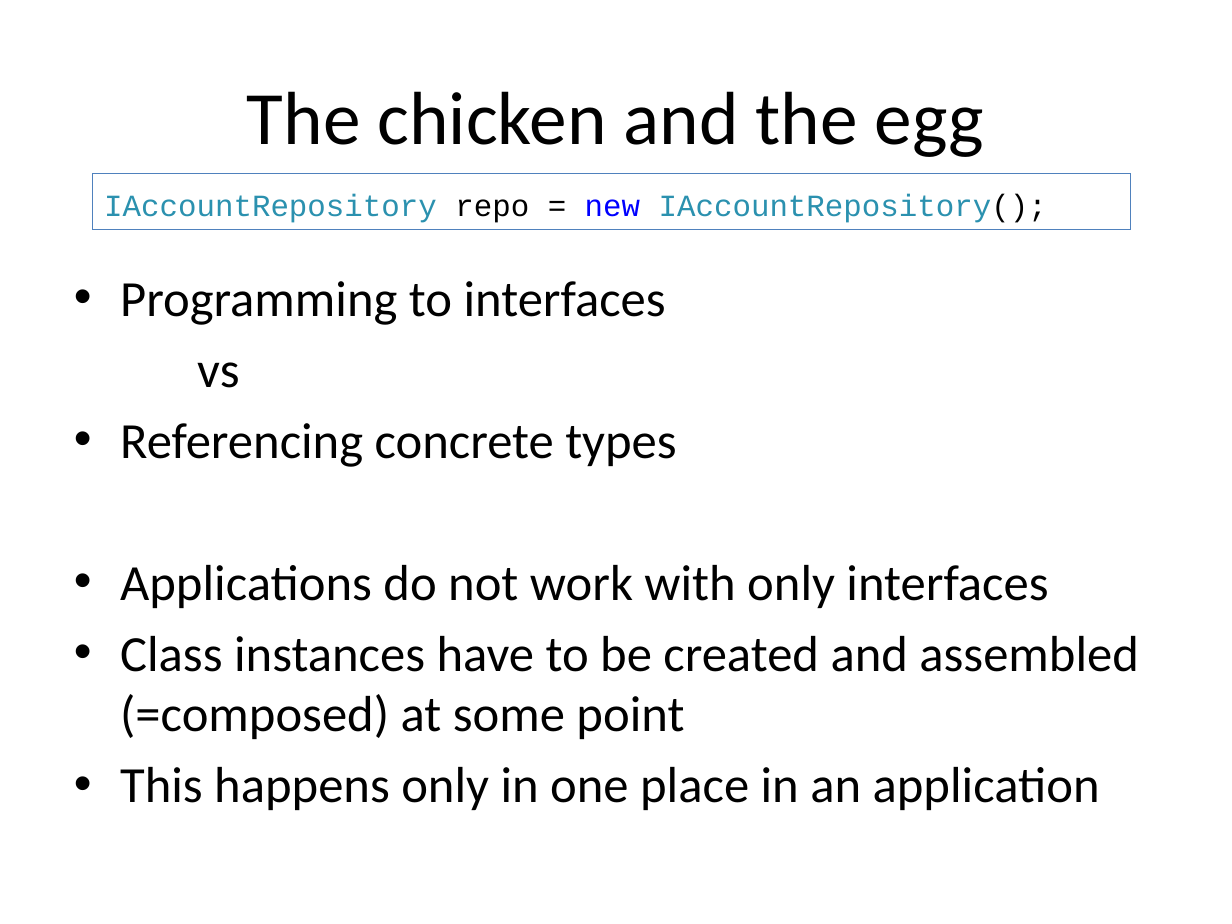
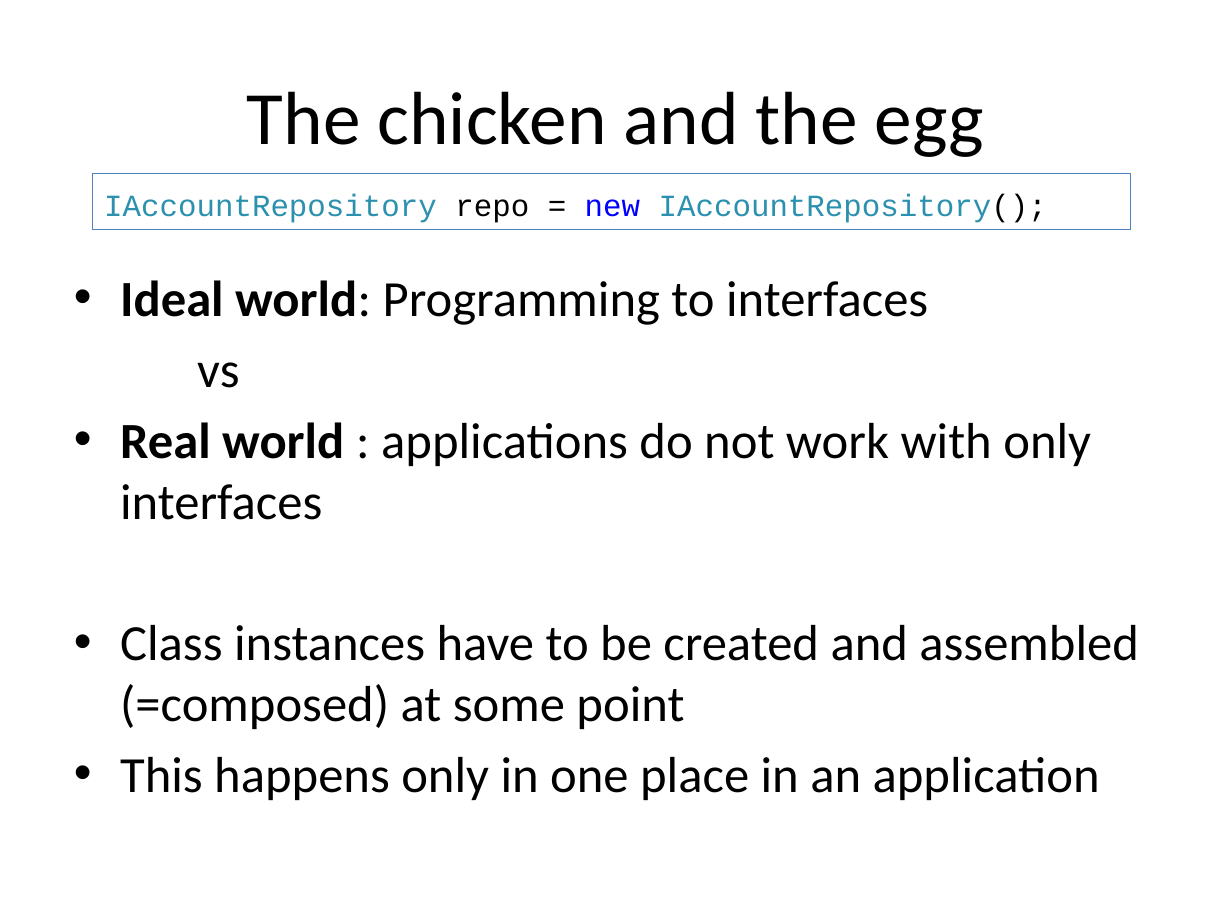
Before and after one commit to tsimbalar/DependencyInjectionTheRightWay, a slide deck: slide 27 of Dependency Injection - the right way.pptx (slide 26 before the commit). Drawn at 1232x924 pixels with LibreOffice and Linux fonts; fonts in the diff are those of the drawing. Boxes give left, top, right and bottom in pixels: in the first picture for what was removed or moved away, otherwise in the second. Text is boxed around its words. In the diff, an @@ line names an element or a change of style, - is before the commit and + after.

```diff
--- a/Dependency Injection - the right way.pptx
+++ b/Dependency Injection - the right way.pptx
@@ text at (120, 280, 928, 325): text changed @@
-• Programming to interfaces
+• Ideal world: Programming to interfaces
@@ text at (120, 422, 1091, 520): text changed @@
-• Referencing concrete types
-• Applications do not work with only interfaces
+• Real world : applications do not work with only interfaces
```
Also in this commit, not shown: 17 other slides changed, 1 slide added.
